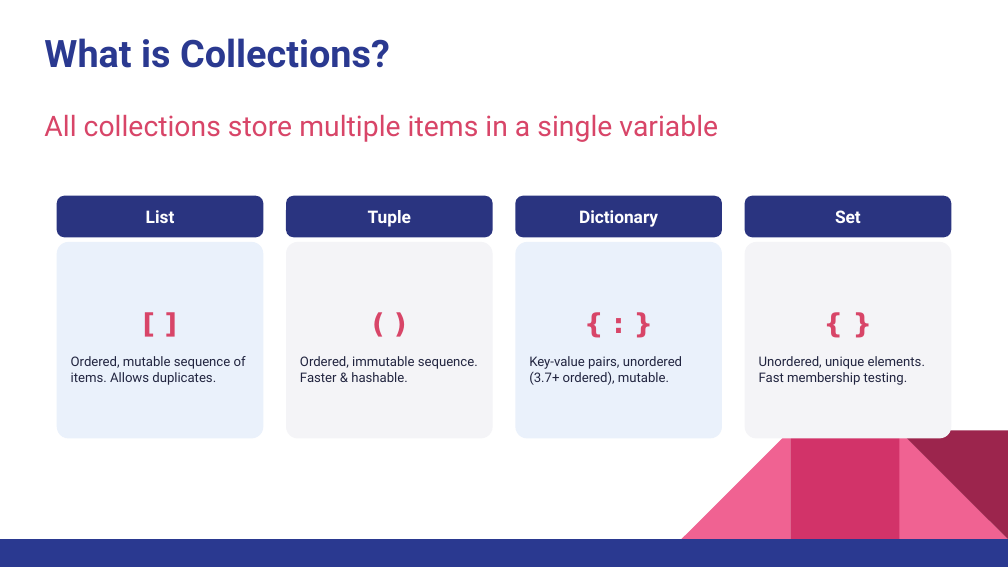
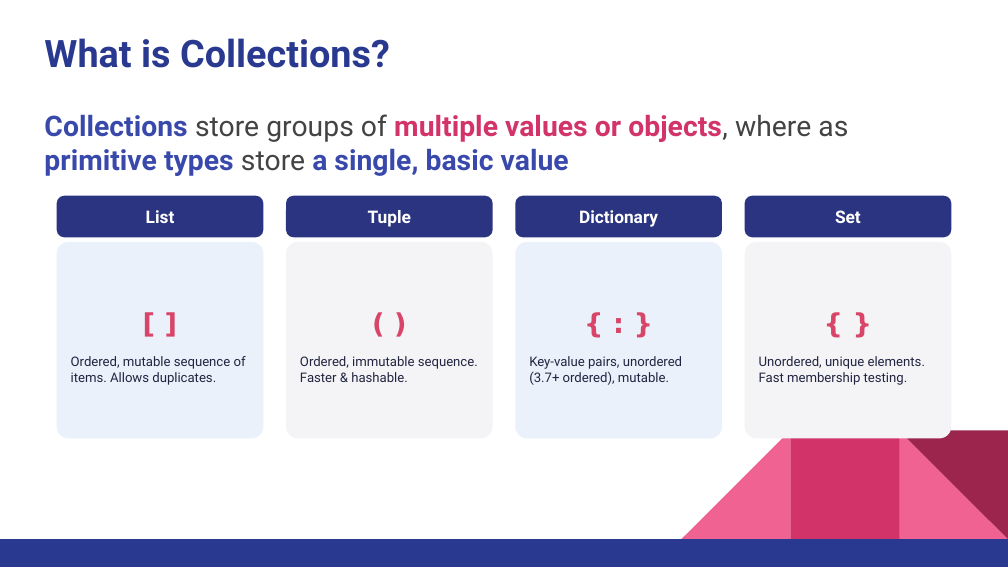
Before and after one commit to wg-training/wg-python-for-data-science-fundamental, a slide deck: slide 2 of slides/07 - Collections Data Types.pptx. Drawn at 1008x567 pixels with LibreOffice and Linux fonts; fonts in the diff are those of the drawing. Boxes give left, top, right and bottom in pixels: in the first picture for what was removed or moved away, otherwise in the second. Text is boxed around its words. In the diff, an @@ line names an element or a change of style, - is before the commit and + after.

Commit message:
feat: add Loop module slides and update Collections Data Types materials

```diff
--- a/slides/07 - Collections Data Types.pptx
+++ b/slides/07 - Collections Data Types.pptx
@@ text at [44, 114, 848, 176]: text changed; text colour #D84568 to #3949AB; bold on @@
-All collections store multiple items in a single variable
+Collections store groups of multiple values or objects, where as primitive types store a single, basic value
```
Also in this commit, not shown: 8 other slides changed, 5 slides added, 3 other files.
